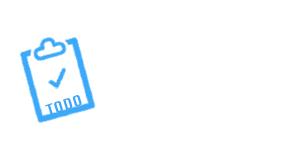
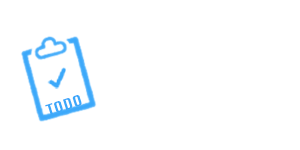
The second 300 x 150 image is a revision of the first. Changes to its layers:
renamed "Layer 1" to "Layer 4", painted on it over left=19, top=36, right=97, bottom=123
